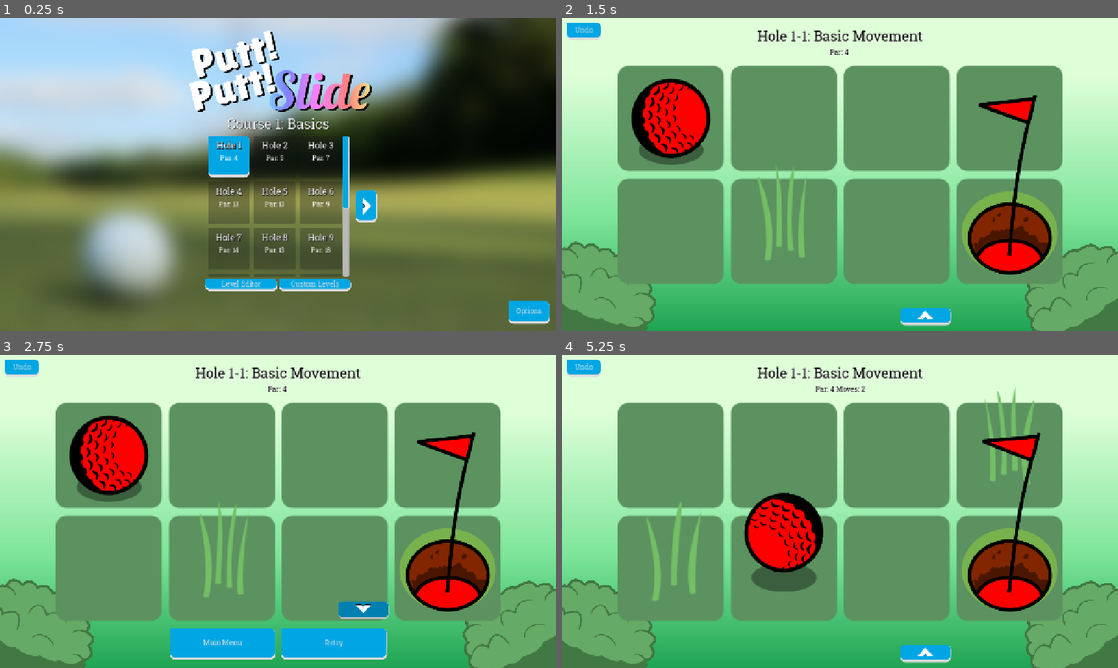
Above: before the commit, frames 1-4 (two rows, left to right).
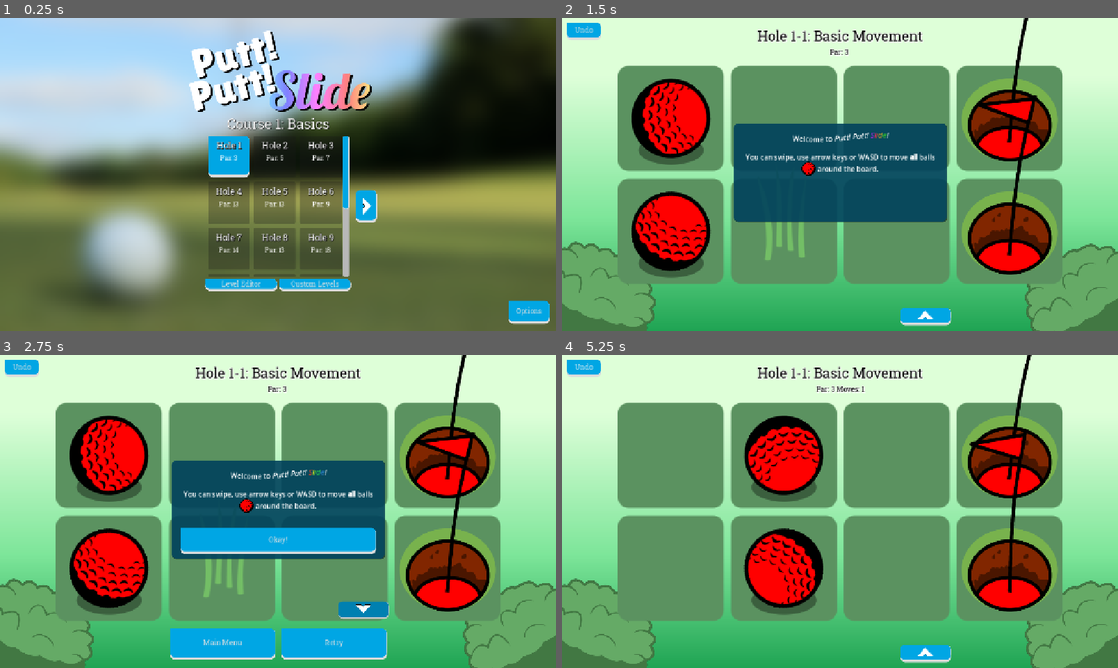
Above: after the commit, the same moments.

Repository: twincannon/GemSlide
Game: Godot game, scene res://scenes/splash_screen.tscn
Two runs of this game, one before a commit and one after it. Both use one fixed random seed, a clock stepped at 60 frames per second and the inputs below. Sound files missing from this copy of the repository are replaced by a short silence.
Inputs (mouse positions are in pixels of both pictures, inside the frame that each line leads up to):
- Up to frame 1 (0.25 s): no input
- Up to frame 2 (1.5 s): click (789, 155) at 0.5 s; click (840, 140) at 1.25 s, where only the run before the commit has a clickable "Okay!"
- Up to frame 3 (2.75 s): click (361, 652) at 2 s
- Up to frame 4 (5.25 s): click "Retry" at 2.75 s; click "Undo" at 3.5 s; move the mouse to (962, 495) at 4.27 s; hold D (right) 4.28-5.03 s; click (962, 495) at 4.35 s; move the mouse to (728, 527) at 5.02 s; hold S (down) from 5.03 s (still down); click (728, 527) at 5.1 s

The runs differ from the first frame. In frame 1, less than 0.1% of the frame differs, in the area x 42-43%, y 43-46%; in frame 2, 18%; in frame 3, 19%, in the area x 12-89%, y 0-84%; in frame 4, 12%.

Commit message:
Misc stuff - bonk sfx, teleport sfx fix, tutorial button delay, etc

Diff:
--- a/scenes/game.tscn
+++ b/scenes/game.tscn
@@ -6,6 +6,8 @@
 [ext_resource type="Texture2D" uid="uid://botpl3umn6jr3" path="res://assets/art/ui/mainmenu_arrow.png" id="4_x5udq"]
 [ext_resource type="Texture2D" uid="uid://c78bofvhsihpr" path="res://assets/art/bush.png" id="5_176mw"]
 [ext_resource type="AudioStream" uid="uid://cjlnwx3tepovc" path="res://assets/audio/bomb_explode.wav" id="6_p57ef"]
+[ext_resource type="AudioStream" uid="uid://b7eoe6fqejlpe" path="res://assets/audio/teleport.wav" id="7_gee14"]
+[ext_resource type="AudioStream" uid="uid://bp6633i07bfq8" path="res://assets/audio/bonk.wav" id="7_u5sy4"]
 
 [sub_resource type="Gradient" id="Gradient_1pbea"]
 offsets = PackedFloat32Array(0.270408, 0.5, 0.714286)
@@ -61,6 +63,10 @@
 layout_mode = 2
 theme_override_colors/font_color = Color(0, 0, 0, 1)
 theme_override_colors/font_shadow_color = Color(1, 1, 1, 1)
+theme_override_colors/font_outline_color = Color(1, 1, 1, 1)
+theme_override_constants/shadow_offset_x = 2
+theme_override_constants/shadow_offset_y = 2
+theme_override_constants/outline_size = 4
 theme_override_font_sizes/font_size = 32
 text = "Level 0-0"
 horizontal_alignment = 1
@@ -75,6 +81,10 @@
 layout_mode = 2
 theme_override_colors/font_color = Color(0, 0, 0, 1)
 theme_override_colors/font_shadow_color = Color(1, 1, 1, 1)
+theme_override_colors/font_outline_color = Color(1, 1, 1, 1)
+theme_override_constants/shadow_offset_x = 2
+theme_override_constants/shadow_offset_y = 2
+theme_override_constants/outline_size = 4
 text = "Par: 0"
 horizontal_alignment = 1
 vertical_alignment = 1
@@ -84,6 +94,10 @@
 layout_mode = 2
 theme_override_colors/font_color = Color(0, 0, 0, 1)
 theme_override_colors/font_shadow_color = Color(1, 1, 1, 1)
+theme_override_colors/font_outline_color = Color(1, 1, 1, 1)
+theme_override_constants/shadow_offset_x = 2
+theme_override_constants/shadow_offset_y = 2
+theme_override_constants/outline_size = 4
 horizontal_alignment = 1
 vertical_alignment = 1
 
@@ -92,9 +106,9 @@
 visible = false
 layout_mode = 1
 anchors_preset = -1
-anchor_top = 0.101874
-anchor_right = 1.0
-anchor_bottom = 0.310304
+anchor_top = 0.309
+anchor_right = 1.0
+anchor_bottom = 0.601
 ratio = 2.0
 metadata/_edit_use_anchors_ = true
 
@@ -138,6 +152,7 @@
 theme_override_constants/margin_bottom = 10
 
 [node name="TutOkButton" type="Button" parent="Canvas/HUD/TutorialContainer/TutorialMarginContainer/PanelContainer/VBoxContainer/MarginContainer2"]
+unique_name_in_owner = true
 layout_mode = 2
 text = "Okay!"
 
@@ -370,6 +385,10 @@
 wait_time = 0.25
 one_shot = true
 
+[node name="TutOkButtonTimer" type="Timer" parent="."]
+process_mode = 3
+wait_time = 1.5
+
 [node name="Audio" type="Node2D" parent="."]
 process_mode = 3
 
@@ -387,6 +406,12 @@
 
 [node name="BombAudioPlayer" type="AudioStreamPlayer2D" parent="Audio"]
 stream = ExtResource("6_p57ef")
+
+[node name="TeleportAudioPlayer" type="AudioStreamPlayer2D" parent="Audio"]
+stream = ExtResource("7_gee14")
+
+[node name="BonkAudioPlayer" type="AudioStreamPlayer2D" parent="Audio"]
+stream = ExtResource("7_u5sy4")
 
 [node name="BackgroundImageRoot" type="Node2D" parent="."]
 unique_name_in_owner = true
@@ -407,3 +432,4 @@
 [connection signal="pressed" from="Canvas/HUD/BottomButtonsContainer/BottomButtonsMarginContainer/VBoxContainer/BottomButtons/MarginContainer2/HUDMainMenuButton" to="." method="_on_hud_main_menu_button_pressed"]
 [connection signal="pressed" from="Canvas/HUD/BottomButtonsContainer/BottomButtonsMarginContainer/VBoxContainer/BottomButtons/MarginContainer/HUDRetryButton" to="." method="_on_hud_retry_button_pressed"]
 [connection signal="pressed" from="Canvas/HUD/UndoButton" to="." method="_on_undo_button_pressed"]
+[connection signal="timeout" from="TutOkButtonTimer" to="." method="_enable_tutorial_ok_button"]
--- a/scenes/levels/world1/level01-01.json
+++ b/scenes/levels/world1/level01-01.json
@@ -1,11 +1,11 @@
 {
-	"DevBest": 4,
+	"DevBest": 3,
 	"Entities": [
 		1,
 		0,
 		0,
-		0,
-		0,
+		4,
+		1,
 		0,
 		0,
 		4
@@ -22,6 +22,6 @@
 	],
 	"GridSize": "Vector2i(4, 2)",
 	"LevelName": "Basic Movement",
-	"ParMoves": 4,
-	"Tutorial": "[center][wave amp=50.0 freq=5.0]Welcome to [i]Putt! Putt! [rainbow]Slide[/rainbow]![/i][/wave]\n\nYou can swipe, use arrow keys or WASD to move balls [img width=32 height=32 color=#FF0000]res://assets/art/golfball.png[/img] around the board.[/center]"
+	"ParMoves": 3,
+	"Tutorial": "[center][wave amp=50.0 freq=5.0]Welcome to [i]Putt! Putt! [rainbow]Slide[/rainbow]![/i][/wave]\n\nYou can swipe, use arrow keys or WASD to move [b]all[/b] balls [img width=32 height=32 color=#FF0000]res://assets/art/golfball.png[/img] around the board.[/center]"
 }
--- a/scenes/levels/world1/level01-01.tscn
+++ b/scenes/levels/world1/level01-01.tscn
@@ -11,9 +11,9 @@
 level_name = "Basic Movement"
 tutorial = "[center][wave amp=50.0 freq=5.0]Welcome to [i]Putt! Putt! [rainbow]Slide[/rainbow]![/i][/wave]
 
-You can swipe, use arrow keys or WASD to move balls [img width=32 height=32 color=#FF0000]res://assets/art/golfball.png[/img] around the board.[/center]"
-par_moves = 4
-dev_best = 4
+You can swipe, use arrow keys or WASD to move [b]all[/b] balls [img width=32 height=32 color=#FF0000]res://assets/art/golfball.png[/img] around the board.[/center]"
+par_moves = 3
+dev_best = 3
 
 [node name="EntityButton" parent="." instance=ExtResource("2_kce62")]
 layout_mode = 2
@@ -29,9 +29,15 @@
 
 [node name="EntityButton4" parent="." instance=ExtResource("2_kce62")]
 layout_mode = 2
+entity_type = 4
+entity_text = "goal"
+entity_color = Color(1, 0, 0, 1)
 
 [node name="EntityButton5" parent="." instance=ExtResource("2_kce62")]
 layout_mode = 2
+entity_type = 1
+entity_text = "b"
+entity_color = Color(1, 0, 0, 1)
 
 [node name="EntityButton6" parent="." instance=ExtResource("2_kce62")]
 layout_mode = 2
--- a/scenes/levels/world5/level05-intro2.json
+++ b/scenes/levels/world5/level05-intro2.json
@@ -1,5 +1,5 @@
 {
-	"DevBest": 0,
+	"DevBest": 8,
 	"Entities": [
 		1,
 		16,
@@ -42,6 +42,6 @@
 	],
 	"GridSize": "Vector2i(6, 3)",
 	"LevelName": "Demolition Demo",
-	"ParMoves": 0,
+	"ParMoves": 8,
 	"Tutorial": "Upon exploding, bombs [b]push back[/b] adjacent balls and [b]destroy[/b] adjacent rocks."
 }
--- a/scenes/levels/world5/level05-intro2.tscn
+++ b/scenes/levels/world5/level05-intro2.tscn
@@ -10,6 +10,8 @@
 script = ExtResource("1_dgxvp")
 level_name = "Demolition Demo"
 tutorial = "Upon exploding, bombs [b]push back[/b] adjacent balls and [b]destroy[/b] adjacent rocks."
+par_moves = 8
+dev_best = 8
 num_buttons = 18
 metadata/_custom_type_script = "uid://b6gipcinvnwbk"
 
--- a/scripts/entities/teleporter.gd
+++ b/scripts/entities/teleporter.gd
@@ -45,7 +45,7 @@
 	add_teleport_vfx()
 	other_teleporter.add_teleport_vfx()
 
-	$Audio.play()
+	Globals.get_game_node().on_teleport()
 
 	# We do a fake teleport here as well as the real one (which is queued) in _entity_post_all_movement so that we can visibly instantly teleport when delayed by ice movement etc.
 	_other_entity.fake_teleport_to(other_teleporter.grid_pos)
--- a/scripts/game.gd
+++ b/scripts/game.gd
@@ -105,6 +105,9 @@
 		if data["Tutorial"].is_empty() == false:
 			%TutorialContainer.visible = true
 			%TutorialLabel.text = data["Tutorial"]
+			%TutOkButton.visible = false
+			var tutorial_button_enable_timer_dur = 1.0
+			$TutOkButtonTimer.start()
 			set_game_paused(true)
 	Globals.did_retry = false
 
@@ -140,6 +143,9 @@
 		#print("Solution: ", solution)
 	#else:
 		#print("Level is unsolvable or too complex")
+
+func _enable_tutorial_ok_button():
+	%TutOkButton.visible = true
 
 func add_entity_to_grid(entity:Entity, grid_pos:Vector2i):
 	$GridAnchor.add_child(entity)
@@ -342,6 +348,7 @@
 							is_force_moving = false
 
 	var did_any_entity_move = false
+	var any_move_blocked = false
 
 	#Seems weird to have this after movement, but we need to have it here for
 	#sand traps to work properly - since they check can_move_in_dir, we need
@@ -361,8 +368,12 @@
 			e.pending_move_dir = Vector2i.ZERO
 		else:
 			e._on_movement_blocked(dir)
+			any_move_blocked = true
 		if e.grid_pos != e.old_grid_pos:
 			e._on_movement(e.grid_pos - e.old_grid_pos)
+
+	if any_move_blocked and !did_any_entity_move:
+		$Audio/BonkAudioPlayer.play() #play a "bump" sfx
 
 	if did_any_entity_move:
 		$Audio/MoveAudioPlayer.stream = move_sounds[randi() % move_sounds.size()]
@@ -570,6 +581,9 @@
 func on_bomb_explode():
 	$Audio/BombAudioPlayer.play()
 
+func on_teleport():
+	$Audio/TeleportAudioPlayer.play()
+
 func on_game_over(won):
 	game_state = GameState.END
 	if won:
Not shown, added: assets/audio/bonk.wav.import
Not shown: 1 places in scenes/game.tscn that only renumber resources
Not shown, added: assets/audio/bonk.wav
